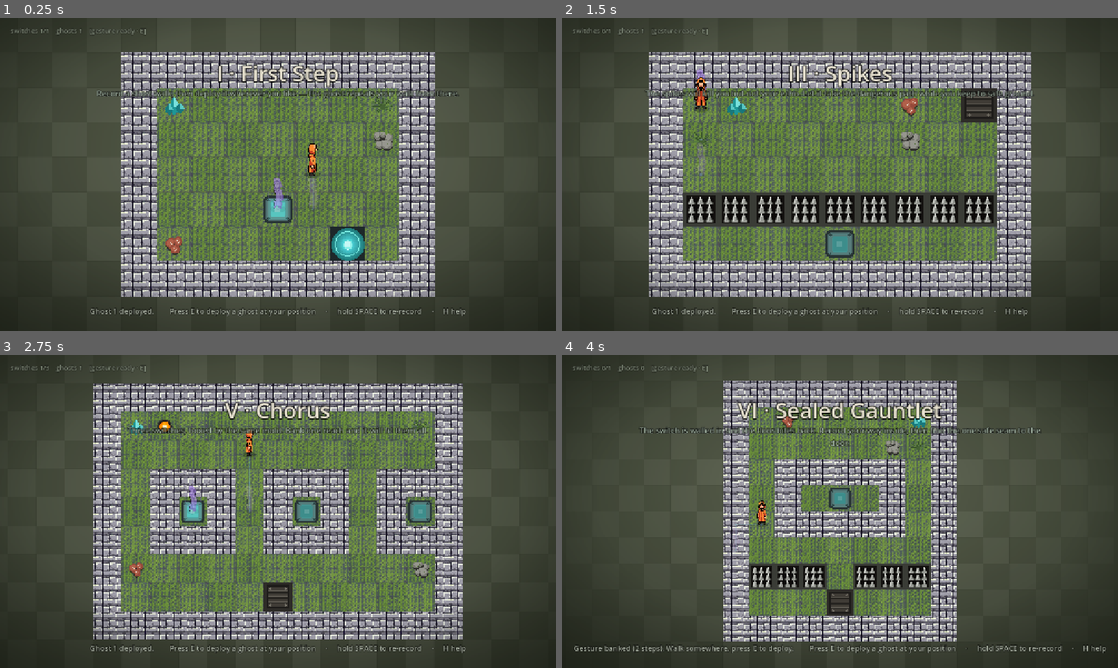
Above: before the commit, frames 1-4 (two rows, left to right).
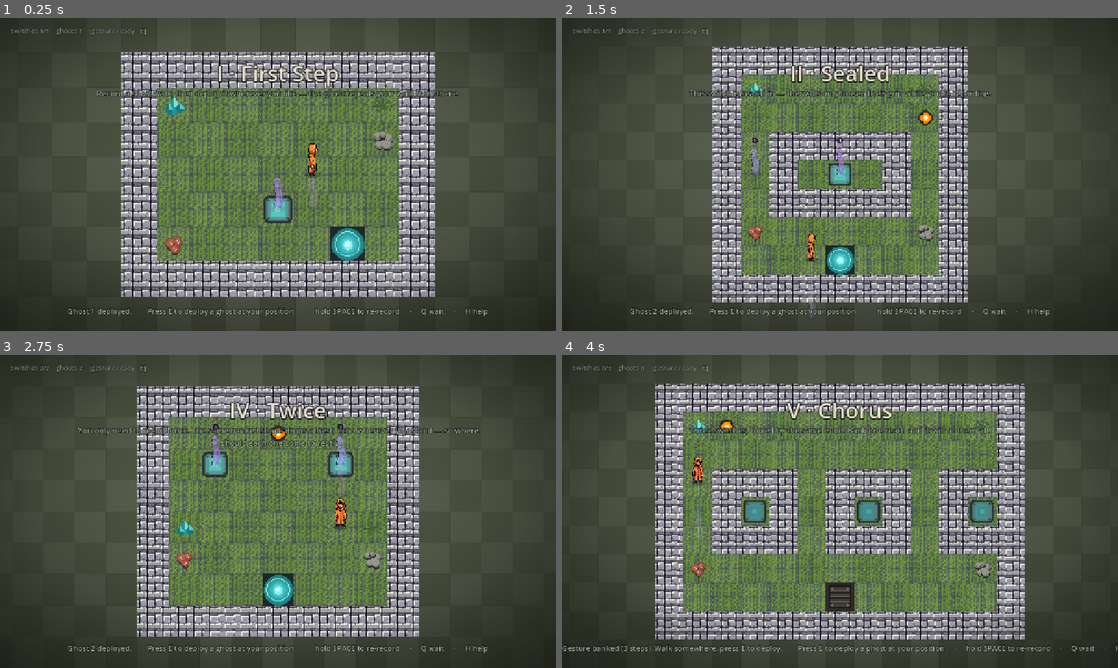
Above: after the commit, the same moments.

Repository: Hkattelu/echo-chamber
Game: Godot game, scene res://_verify.tscn
Same seed, same stepped clock (60 frames per second), same inputs: the game is played once before the commit and once after it. This scene is started directly instead of the project's main scene.
Inputs (mouse positions are in pixels of both pictures, inside the frame that each line leads up to):
- Up to frame 1 (0.25 s): no input
- Up to frame 2 (1.5 s): tap Enter at 0.5 s; move the mouse to (962, 158) at 0.52 s; hold Right 0.53-1.28 s; tap Q at 0.6, 1.35 s; click (962, 158) at 0.67 s; tap Space at 0.77 s; tap E at 1.25 s; move the mouse to (728, 190) at 1.27 s; hold Down from 1.28 s (still down); click (728, 190) at 1.42 s
- Up to frame 3 (2.75 s): tap Space at 1.52 s; tap E at 2 s; move the mouse to (333, 442) at 2.02 s; release Down at 2.03 s; hold Right from 2.03 s (still down); tap R at 2.1 s; click (333, 442) at 2.17 s; tap Q at 2.3 s
- Up to frame 4 (4 s): tap E at 2.75, 3.5 s; move the mouse to (812, 574) at 2.77 s; release Right at 2.78 s; hold Up 2.78-3.53 s; tap T at 2.85 s; click (812, 574) at 2.92 s; tap Space at 3.02, 3.77 s; tap Q at 3.05, 3.8 s; move the mouse to (1006, 558) at 3.52 s; hold Left from 3.53 s (still down); tap Backspace at 3.6 s; click (1006, 558) at 3.67 s

The runs differ from the first frame. In frame 1, 0.7% of the frame differs, in the area x 12-88%, y 92-96%; in frame 2, 45%; in frame 3, 44%; in frame 4, 46%, in the area x 0-100%, y 3-96%.

Commit message:
feat: Q wait key (PLAY stall + RECORD pause) — Part 4 stretch stage 1
Bind Q (previously unbound) to a new _wait(): advance one tick in place.
Not-moving is always legal, so it bypasses _move's walkability check and
calls _advance(player_cell, mode == RECORD) directly — win/state/hazard
checks still run in _after_step.

- PLAY: a deliberate timing stall, replacing the old oscillate-to-burn-ticks
  workaround (turns L7's geometric detour into an intentional choice).
- RECORD: appends the current cell again (a duplicate delta), which the
  replay math deltas[clamp(...)] already supports — a recorded pause makes
  the deployed ghost hold a beat, enriching recordable shapes. Trivially
  safe, so shipped in both modes. Facing is preserved across a wait.

Harness: add a ["wait"] / ["wait", n] opcode and two winning cases —
L7 short-route-then-wait-at-door (ghost margin 0) and L1 record-wait
(deltas [(0,0),(0,1),(0,1)] resting on the switch). Full run: 29/29 PASS
(was 27), the naive no-wait cases still assert won=false.

Docs: CLAUDE.md controls + core-model WAIT bullet + DSL/count, README
controls + counts.

Co-Authored-By: Claude Fable 5 <noreply@anthropic.com>

Diff:
--- a/scripts/Main.gd
+++ b/scripts/Main.gd
@@ -702,7 +702,7 @@
   help = _mklabel(cl, 16, Color("d7e2d0"), 5, HORIZONTAL_ALIGNMENT_LEFT)
   help.position = Vector2(24, 52); help.size = Vector2(720, 200)
   help.visible = false
-  help.text = "CONTROLS\nMove: Arrows / WASD\nHold SPACE: re …(157 unchanged characters)… p from anywhere, as often as you like)\nRe-record (hold SPACE again) to replace  …(114 unchanged characters)…
+  help.text = "CONTROLS\nMove: Arrows / WASD\nHold SPACE: re …(157 unchanged characters)… p from anywhere, as often as you like)\nQ: wait — advance a beat without moving (stall for timing; while recording it banks a pause the ghost repeats)\nRe-record (hold SPACE again) to replace  …(114 unchanged characters)…
   banner = _mklabel(cl, 38, Color("ffe9a8"), 8, HORIZONTAL_ALIGNMENT_CENTER)
   banner.position = Vector2(0, 300); banner.size = Vector2(1280, 60)
   banner.visible = false
@@ -841,6 +841,18 @@
   _update_state()
   _update_hud()
 
+func _wait() -> void:
+  # Advance ONE tick without moving. Not-moving is always legal, so this bypasses _move's
+  # delta/walkability check and calls _advance directly (win/state/hazard checks still run in
+  # _after_step, exactly as for a real step). In PLAY it's a deliberate stall for timing puzzles;
+  # in RECORD it appends the current cell again (a duplicate delta), which the replay math
+  # deltas[clamp(...)] already supports — a recorded pause makes the deployed ghost hold a beat,
+  # so pausing genuinely enriches recordable shapes. Facing is preserved (a stationary beat
+  # shouldn't snap the pawn round to idle-front).
+  var f := player_face
+  _advance(player_cell, mode == Mode.RECORD)
+  player_face = f
+
 func _full_reset() -> void:
   load_level(level_index)
 
@@ -886,6 +898,9 @@
   # E = deploy/echo: stamp a ghost of the banked gesture at the player's current cell.
   if k == KEY_E and mode == Mode.PLAY:
     _deploy(); return
+  # Q = wait: advance a tick in place. In PLAY it's a timing stall; in RECORD it records a pause.
+  if k == KEY_Q:
+    _wait(); return
   match k:
     KEY_UP, KEY_W: _move(Vector2i(0, -1))
     KEY_RIGHT, KEY_D: _move(Vector2i(1, 0))
@@ -1354,11 +1369,11 @@
     status.visible = echoes.size() > 0 or has_gesture
   var base := ""
   if mode == Mode.RECORD:
-    base = "● RECORDING  —  walk through walls  ·  release SPACE to bank the gesture"
+    base = "● RECORDING  —  walk through walls  ·  Q pause  ·  release SPACE to bank the gesture"
   elif has_gesture:
-    base = "Press E to deploy a ghost at your position     ·     hold SPACE to re-record     ·     H help"
+    base = "Press E to deploy a ghost at your position     ·     hold SPACE to re-record     ·     Q wait     ·     H help"
   else:
-    base = "Hold SPACE and walk to record a gesture     ·     H help"
+    base = "Hold SPACE and walk to record a gesture     ·     Q wait     ·     H help"
   if message != "":
     base = message + "        " + base
   prompt.text = base
--- a/scripts/_verify.gd
+++ b/scripts/_verify.gd
@@ -16,6 +16,8 @@
 ##   ["mv", dx, dy, n]        n identical moves
 ##   ["end"]                  release/bank the recorded gesture into the clipboard (NO ghost)
 ##   ["dep"]                  deploy a ghost of the banked gesture at the current cell
+##   ["wait"] / ["wait", n]   advance n ticks in place (Q key). In PLAY it stalls for timing; during
+##                            RECORD it appends the current cell again (banks a pause the ghost repeats)
 ## A case always starts fresh (load_level re-inits and clears the clipboard). To prove a
 ## naive attempt fails, give it expect_won=false and assert on that (see L7 short / L8 naive).
 ## Run headless:  godot --headless --path <project> _verify.tscn
@@ -25,6 +27,13 @@
 var CASES := [
   {"level": 0, "name": "L1 First Step", "expect_won": true, "steps": [
     ["rec"], ["mv",0,1], ["end"], ["mv",0,1], ["mv",1,0], ["dep"],
+    ["mv",1,0], ["mv",1,0], ["mv",0,1], ["mv",0,1]]},
+
+  # RECORD-WAIT proof: the same L1 solve, but the gesture is (down, PAUSE) -> deltas
+  # [(0,0),(0,1),(0,1)]. The deployed ghost holds a beat before/while resting on the switch; the
+  # duplicate delta is replayed correctly by deltas[clamp(...)], and the level still solves.
+  {"level": 0, "name": "L1 First Step (record-WAIT pauses the ghost)", "expect_won": true, "steps": [
+    ["rec"], ["mv",0,1], ["wait"], ["end"], ["mv",0,1], ["mv",1,0], ["dep"],
     ["mv",1,0], ["mv",1,0], ["mv",0,1], ["mv",0,1]]},
 
   {"level": 1, "name": "L2 Sealed", "expect_won": true, "steps": [
@@ -57,6 +66,14 @@
   {"level": 6, "name": "L7 The Long Way (LONG route)", "expect_won": true, "steps": [
     ["rec"], ["mv",1,0,6], ["mv",0,-1,6], ["end"], ["dep"],
     ["mv",0,-1,6], ["mv",1,0,6], ["mv",0,1,6], ["mv",-1,0,4]]},
+
+  # WAIT-KEY proof: take the SHORT route (2 steps) straight onto the exit, then WAIT at the door
+  # until the slow echo lands on the switch. The ghost deploys at tick 12 and needs 12 ticks (rests
+  # at tick 24); the player reaches the exit at tick 14, so 10 waits close the gap. This turns the
+  # old geometric-stall workaround (the LONG-route case above) into an intentional choice — same
+  # short route as the naive SHORT case (expect_won:false), but now it wins because we wait.
+  {"level": 6, "name": "L7 The Long Way (SHORT route + WAIT at door)", "expect_won": true, "steps": [
+    ["rec"], ["mv",1,0,6], ["mv",0,-1,6], ["end"], ["dep"], ["mv",1,0,2], ["wait",10]]},
 
   {"level": 7, "name": "L8 Off-Center (NAIVE anchor)", "expect_won": false, "steps": [
     ["rec"], ["mv",0,1], ["mv",0,1], ["end"], ["mv",0,1], ["dep"],
@@ -286,6 +303,13 @@
       main._end_record()
     "dep":
       main._deploy()
+    "wait":
+      var wn = 1
+      if step.size() > 1:
+        wn = step[1]
+      for i in range(wn):
+        main._wait()
+        await _wait_idle(main)
     "mv":
       var dx = step[1]
       var dy = step[2]
Not shown, changed: CLAUDE.md
Not shown, changed: README.md
